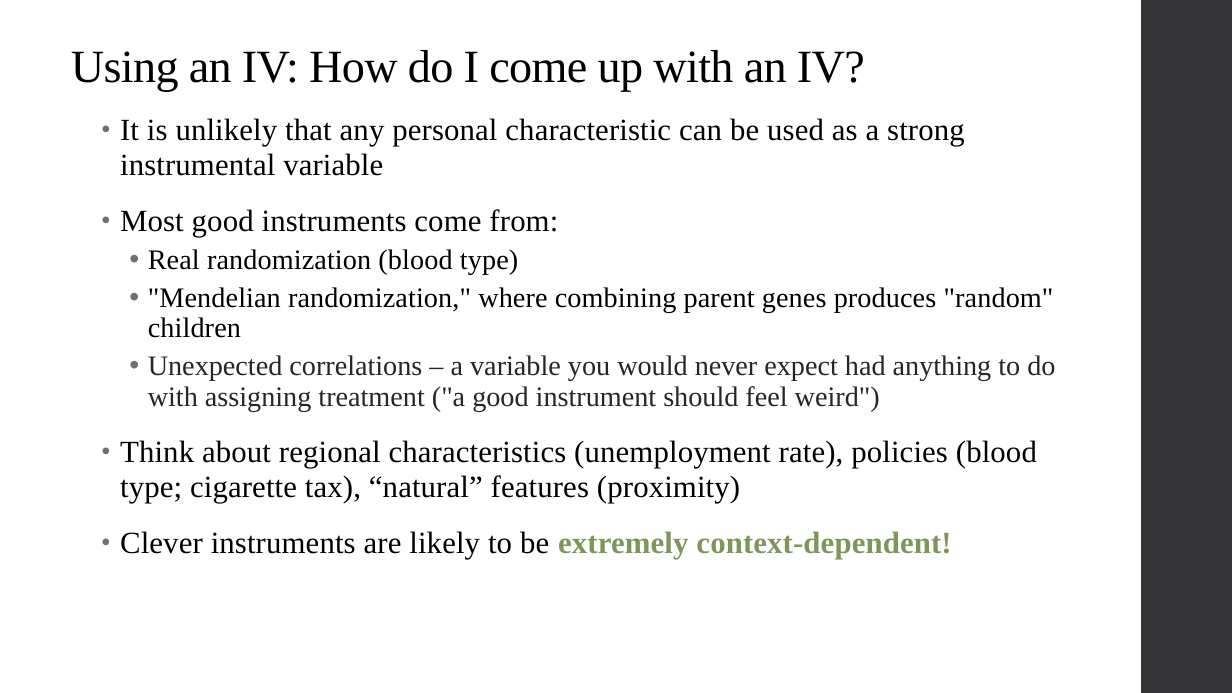
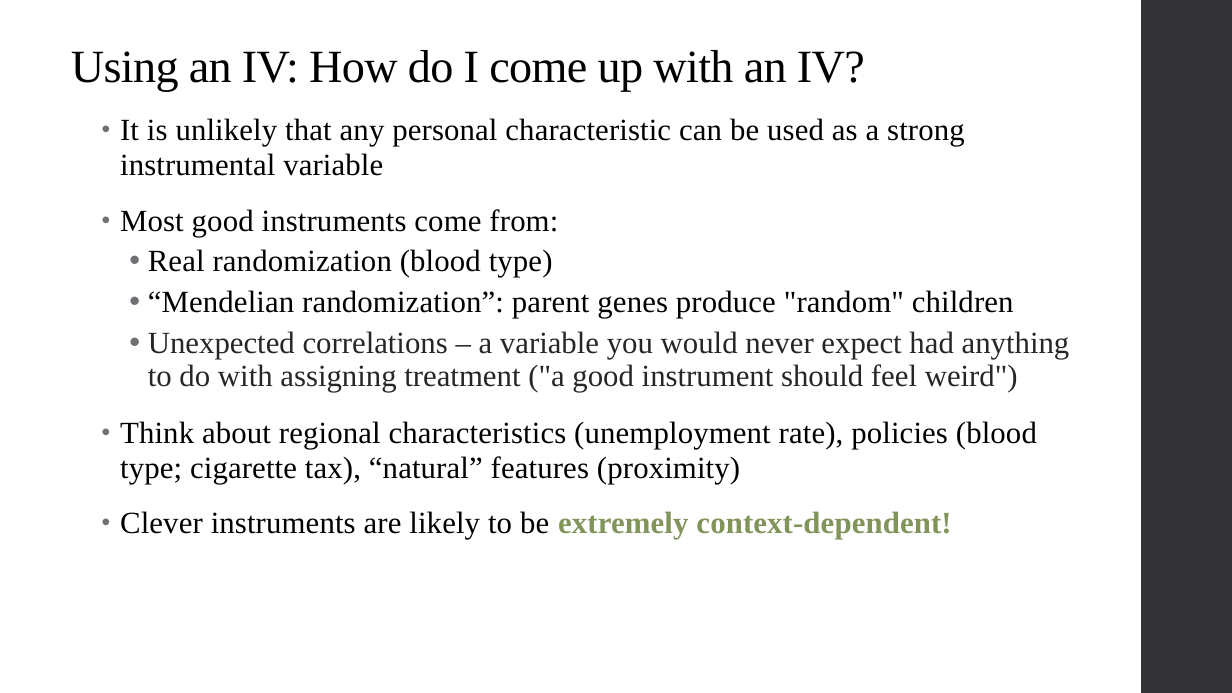
Before and after one commit to qiufei/fork-HAD5744, a slide deck: slide 43 of Lecture06_IV/Lecture6_IVEstimation_2022F.pptx (slide 36 before the commit). Drawn at 1232x693 pixels with LibreOffice and Linux fonts; fonts in the diff are those of the drawing. Boxes give left, top, right and bottom in pixels: in the first picture for what was removed or moved away, otherwise in the second. Text is boxed around its words. In the diff, an @@ line names an element or a change of style, - is before the commit and + after.

```diff
--- a/Lecture06_IV/Lecture6_IVEstimation_2022F.pptx
+++ b/Lecture06_IV/Lecture6_IVEstimation_2022F.pptx
@@ text at [148, 249, 1070, 392]: size 22 to 24 pt in "Real randomization (blood type)", "Unexpected correlations – a variable you would ..." @@
@@ text at [148, 290, 1014, 318]: text changed; size 22 to 24 pt @@
-  • "Mendelian randomization," where combining parent genes produces "random" children
+  • “Mendelian randomization”: parent genes produce "random" children
```
Also in this commit, not shown: 17 other slides changed, 11 slides added, 3 slides removed, 10 other files.
